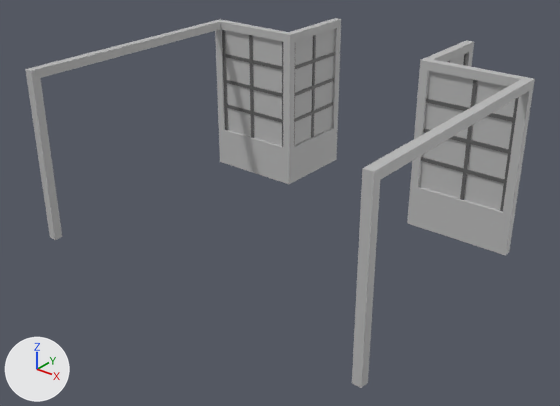
A saved change to the FBX model Assets/Miramare 3D Assets/Main Structures/TrussWithWindow New/TrussWithWindow_new.fbx.
Before and after are seen from a 50 mm camera at (9.79, -12.32, 8.58) aimed at (-0.08, 0.02, 0.93). The lights are fixed; the arrows at lower left show +X, +Y and +Z. Where no turn or scale is listed for an object, it has been applied to the vertices.

In view in the first picture: 'StructureWithGlassWindow'.
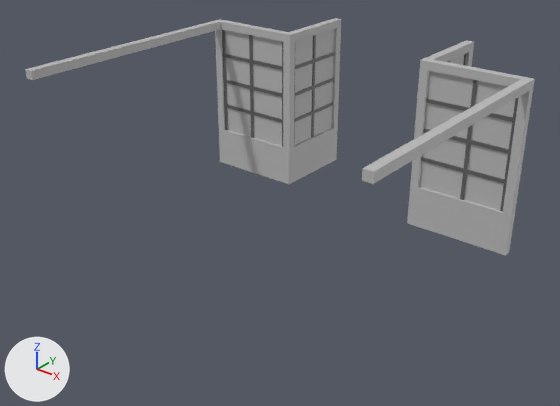
Location of each change, [x1, y1, x2, y2] in pixels of the pictures (560 x 406 px):
'StructureWithGlassWindow', reshaped (36% shorter): before [25, 18, 535, 388]; after [25, 18, 535, 256]
part 1 of me_mesh, cut back: before [27, 78, 62, 240]
part 2 of me_mesh, cut back: before [352, 180, 380, 388]

The change, as a list of edits to the scene's bpy script:
```text
Change me_mesh:
    where me_mesh.from_pydata(...)  # 460 vertices, 350 faces; spans x -4.3..4.3, y -3.25..4.75, z 0.0..4.0
    used by ob_structurewithglasswindow; location = (0.0, 0.0, 0.0)
    verts and faces of me_mesh; kept vertices keep their numbers, new ones are numbered from 460
    before: 24 (-4.1, -3.25, 3.8) at pixel (32, 80), 26 (-4.3, -3.25, 3.8) at pixel (26, 78), 30 (-4.3, -3.05, 3.8), 31 (-4.1, -3.05, 3.8) at pixel (40, 77), 56 (-4.3, -3.25, 0.0) at pixel (49, 237)
    before: 57 (-4.1, -3.25, 0.0) at pixel (55, 240), 58 (-4.3, -3.05, 0.0), 59 (-4.1, -3.05, 0.0) at pixel (62, 236)
    before: 96 (4.1, -3.25, 3.8) at pixel (361, 180), 98 (4.3, -3.25, 3.8) at pixel (373, 184), 102 (4.3, -3.05, 3.8) at pixel (380, 179), 103 (4.1, -3.05, 3.8), 128 (4.1, -3.25, 0.0) at pixel (351, 383)
    before: 129 (4.3, -3.25, 0.0) at pixel (361, 388), 130 (4.3, -3.05, 0.0) at pixel (367, 382), 131 (4.1, -3.05, 0.0)
    me_mesh part 1
    add delete_vertices([*range(56, 60)])  # with the faces that use them
    add faces += [(24, 26, 30, 31)]  # mat_mainstructure (grey #bcbcbc)
    me_mesh part 2
    add delete_vertices([*range(128, 132)])  # with the faces that use them
    add faces += [(96, 103, 102, 98)]  # mat_mainstructure (grey #bcbcbc)
```
